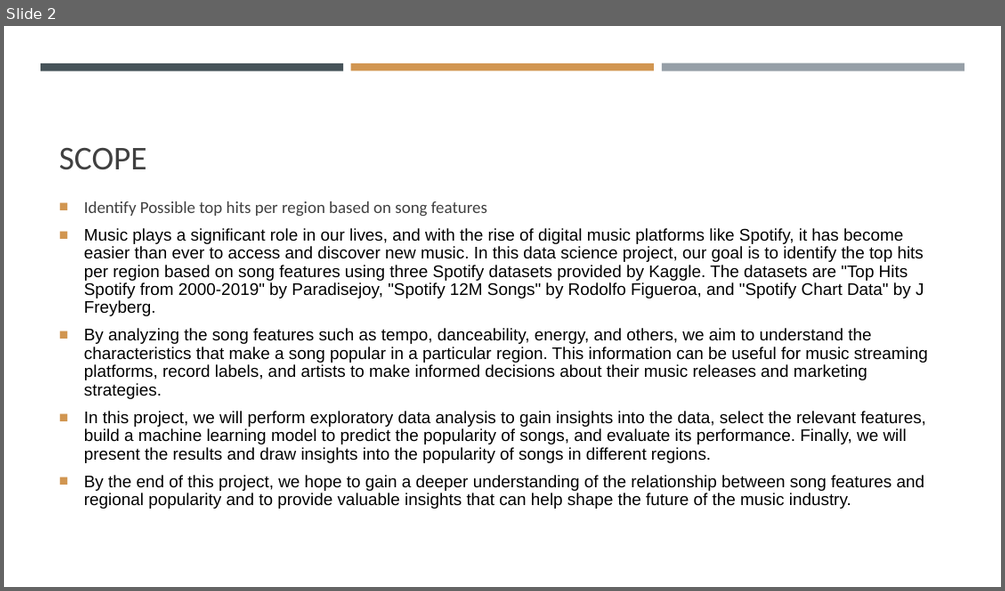
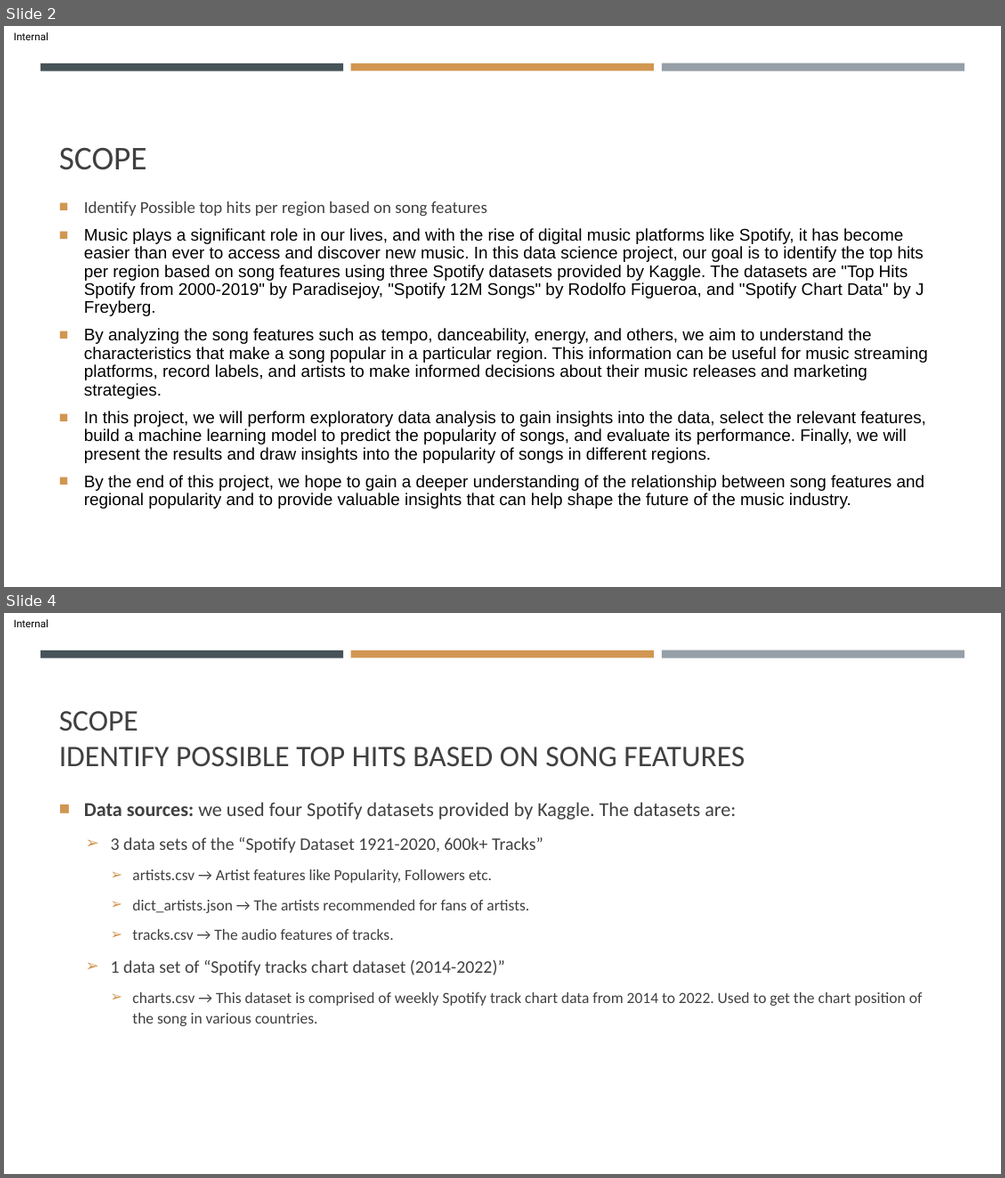
Before and after one commit to SvenWeiss-HDM/Classification, a slide deck: HDM Data Science v0226.pptx. Shown one above the other, each under a label of ours: slide 2 before the commit, slides 2 and 4 after it; the slides between them are not shown. The pictures are 1005x591 and 1005x1178 pixels, drawn with LibreOffice and Linux fonts; fonts in the diff are those of the drawing. Boxes give left, top, right and bottom in pixels: in the first picture for what was removed or moved away, otherwise in the second. Text is boxed around its words. In the diff, an @@ line names an element or a change of style, - is before the commit and + after.

Commit message:
Update HDM Data Science v0226.pptx
add Reflection to PPT

```diff
--- a/HDM Data Science v0226.pptx
+++ b/HDM Data Science v0226.pptx
@@ slide 4 added at (4,613,1001,1174), background #FFFFFF; not listed: 4 template elements that a slide beside it also shows @@
@@ title added at (59,711,744,767), 28.8 pt, text #404040 @@
+SCOPE
+IDENTIFY POSSIBLE TOP HITS BASED ON SONG FEATURES
@@ text added at (84,802,922,1026), 15 pt, text #404040 @@
+■ Data sources: we used four Spotify datasets provided by Kaggle. The datasets are:
+  ➢ 3 data sets of the “Spotify Dataset 1921-2020, 600k+ Tracks”
+    ➢ artists.csv → Artist features like Popularity, Followers etc.
+    ➢ dict_artists.json → The artists recommended for fans of artists.
+    ➢ tracks.csv → The audio features of tracks.
+  ➢ 1 data set of “Spotify tracks chart dataset (2014-2022)”
+    ➢ charts.csv → This dataset is comprised of weekly Spotify track chart data from 2014 to 2022. Used to get the chart position of the song in various countries.
@@ slide 2 changed as well @@
@@ text added at (14,32,48,40), 10 pt, text #000000 @@
+Internal
```
Also in this commit, not shown: 15 other slides changed, 6 other slides added.
